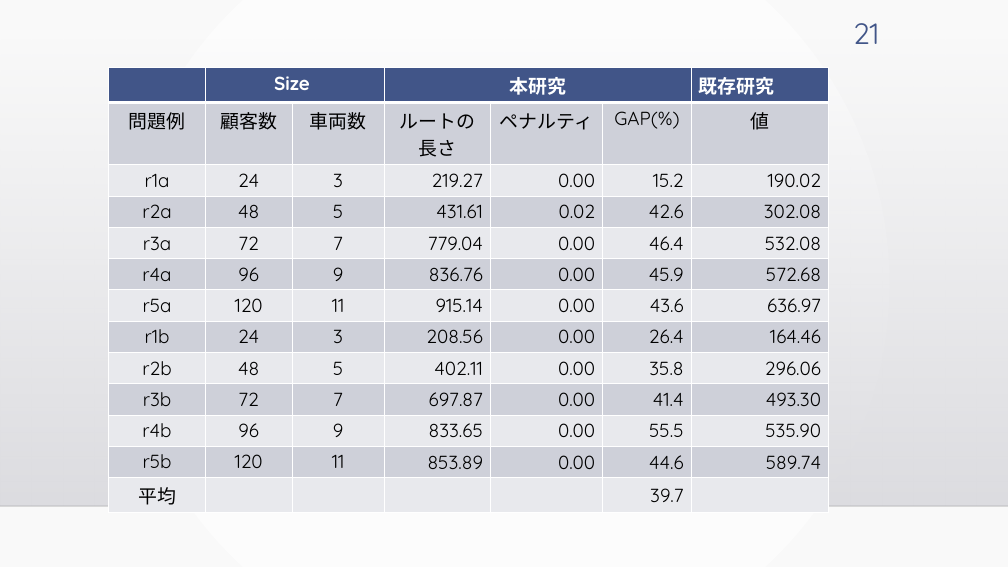
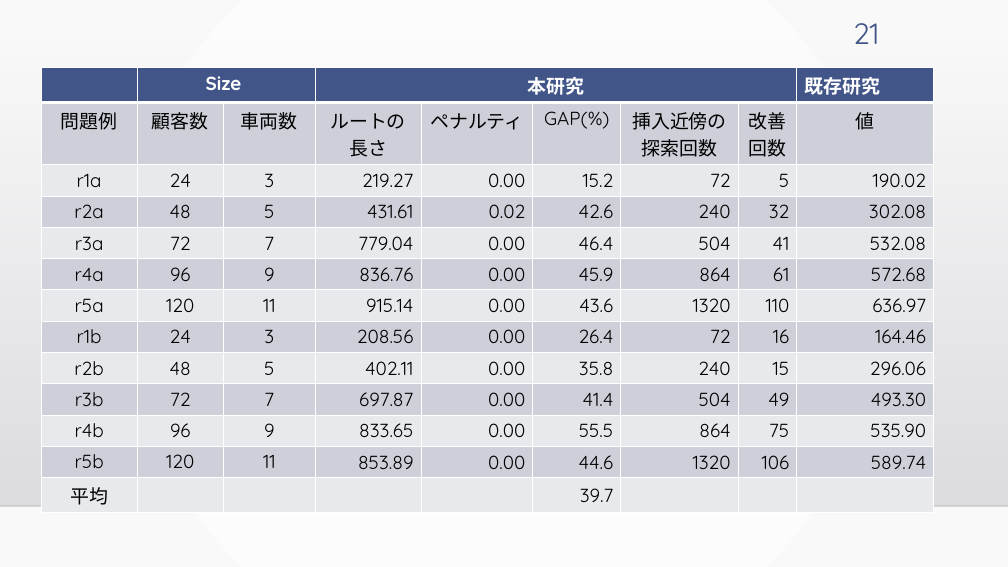
Before and after one commit to kotaro400/DARP, a slide deck: slide 21 of 卒論発表_10分用.pptx. Drawn at 1008x567 pixels with LibreOffice and Linux fonts; fonts in the diff are those of the drawing; background and template pictures are left out. Boxes give left, top, right and bottom in pixels: in the first picture for what was removed or moved away, otherwise in the second. Text is boxed around its words. In the diff, an @@ line names an element or a change of style, - is before the commit and + after.

Commit message:
パワポに改善回数とかを追加した

```diff
--- a/卒論発表_10分用.pptx
+++ b/卒論発表_10分用.pptx
@@ table at <box>42,67,934,509</box> @@
+column 7:  | 挿入近傍の / 探索回数 | 72 | 240 | 504 | 864 | 1320 | 72 | 240 | 504 | 864 | 1320 | 
+column 8:  | 改善回数 | 5 | 32 | 41 | 61 | 110 | 16 | 15 | 49 | 75 | 106 | 
@@ table: place and size @@
-table at <box>109,67,830,509</box>
+table at <box>42,67,934,509</box>
```
Also in this commit, not shown: 1 other slide changed, 1 slide removed.
